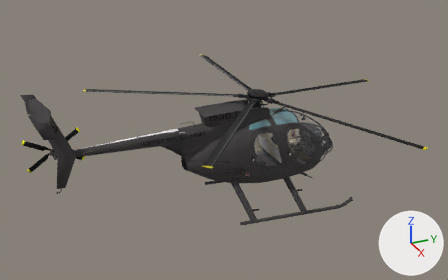
The glTF model models/md5/md5.glb as it was, and as the next commit left it.
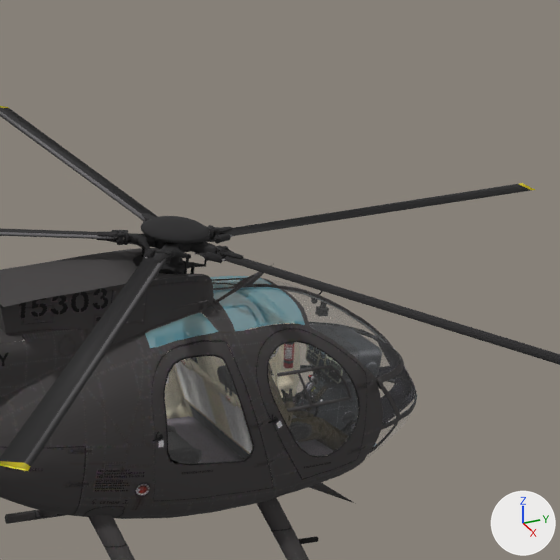
The first picture shows the older version from a 50 mm lens placed at (12.09, -6.2, 6.15), pointed at (-0.3, -0.63, -0.04). The close-ups show both versions on the part from 45% to 84% of the width and 8% to 70% of the height of that picture; other places that the commit changed are outside them. The axes (+X, +Y, +Z) are drawn at lower right. The lights are the same throughout. Where no turn or scale is listed for an object, it has been applied to the vertices.

Objects in the first close-up: 'ext_fuselage1', 'ext_fuselage2', 'glasss_grn', 'int_console', 'int_fuselage1', 'int_fuselage2', 'int_fuselage3', 'int_pilotR', 'int_seats1', 'int_seats2', 'rotor_main'.
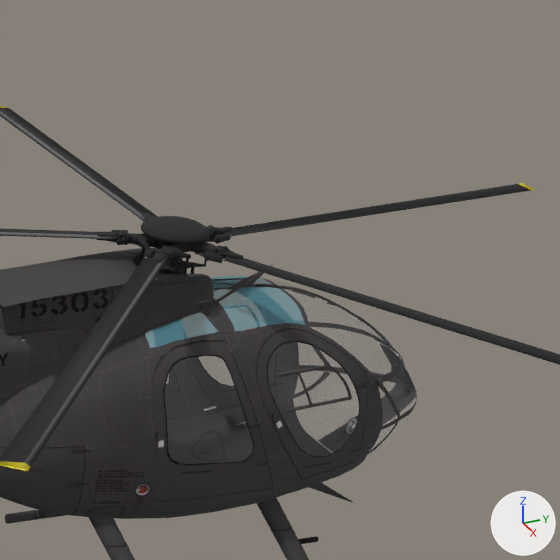
Location of each change, (x1, y1, x2, y2) in pixels of the close-ups (560 x 560 px):
'int_console', deleted: before (283, 325, 382, 430)
'int_fuselage2', deleted (black): before (167, 287, 417, 463)
'int_seats2', deleted: before (174, 357, 298, 459)
'int_fuselage1', deleted: before (165, 314, 359, 483)
'int_seats1', deleted (black): before (152, 291, 377, 464)
'int_pilotR', deleted: before (242, 325, 356, 451)
'int_fuselage3', deleted: before (196, 356, 225, 381)

The edits, one by one:
Object 'int_console' (ob_int_console) is deleted.
Object 'int_fuselage1' (ob_int_fuselage1) is deleted.
Object 'int_fuselage2' (ob_int_fuselage2) is deleted.
Object 'int_fuselage3' (ob_int_fuselage3) is deleted.
Object 'int_pilotR' (ob_int_pilotr) is deleted.
Object 'int_seats1' (ob_int_seats1) is deleted.
Object 'int_seats2' (ob_int_seats2) is deleted.
